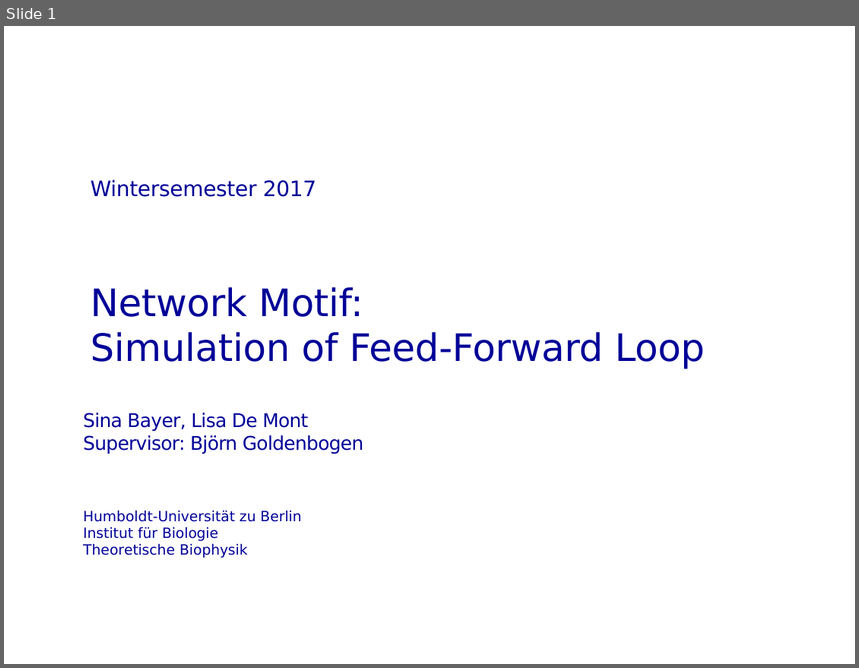
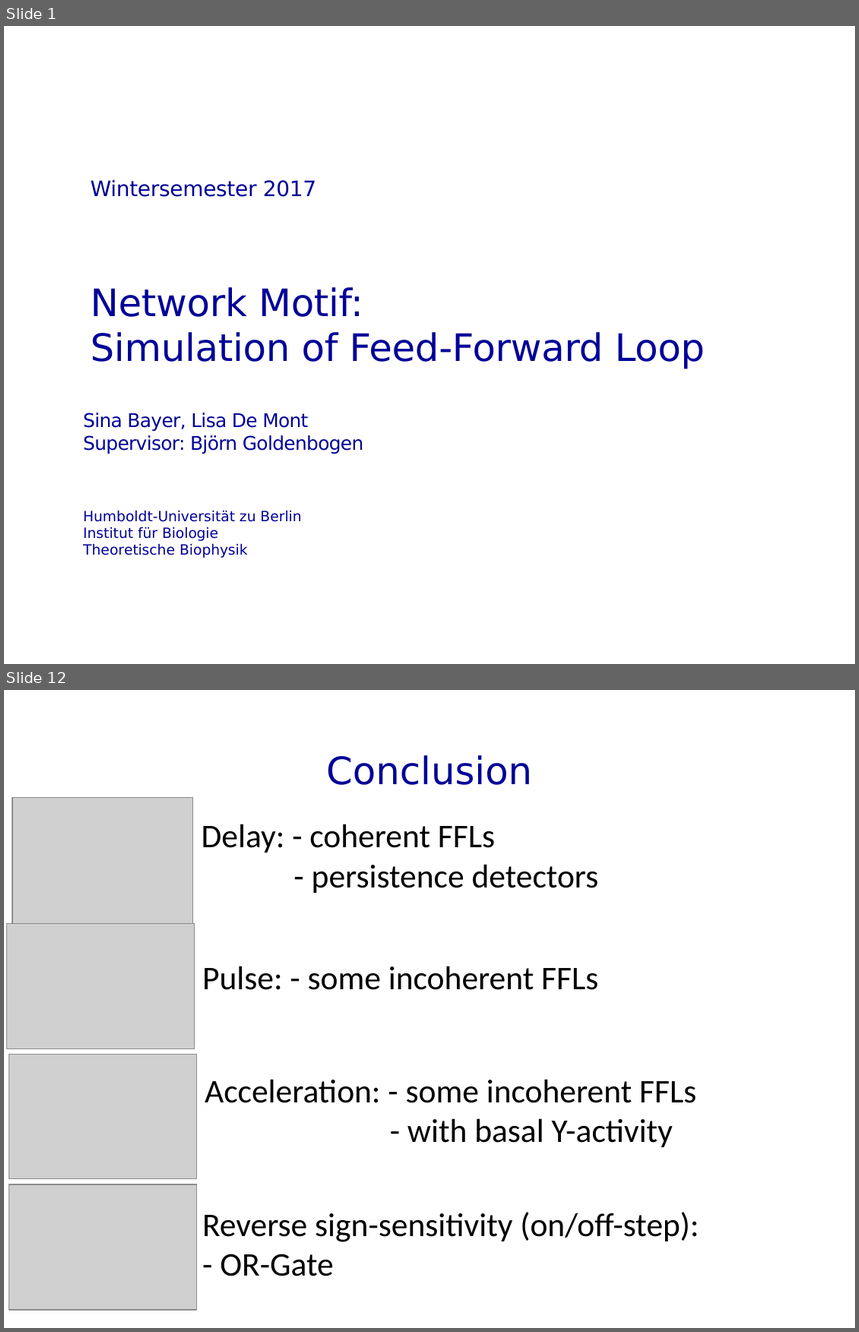
Before and after one commit to montelis/Feed-Forward-Loop, a slide deck: Feed Forward Loop Presentation.pptx. Shown one above the other, each under a label of ours: slide 1 before the commit, slides 1 and 12 after it; the slides between them are not shown. The pictures are 859x668 and 859x1332 pixels, drawn with LibreOffice and Linux fonts; fonts in the diff are those of the drawing; grey boxes stand for pictures; background and template pictures are left out. Boxes give left, top, right and bottom in pixels: in the first picture for what was removed or moved away, otherwise in the second. Text is boxed around its words. In the diff, an @@ line names an element or a change of style, - is before the commit and + after.

```diff
--- a/Feed Forward Loop Presentation.pptx
+++ b/Feed Forward Loop Presentation.pptx
@@ slide 12 added at box(4, 690, 855, 1328), background #FFFFFF @@
@@ title added at box(326, 755, 532, 785), 32 pt, text #000098 @@
+Conclusion
@@ picture added at box(12, 797, 193, 924) @@
@@ text added at box(202, 824, 599, 893), 28 pt, text #000000 @@
+Delay: - coherent FFLs
+- persistence detectors
@@ picture added at box(6, 924, 195, 1049) @@
@@ text added at box(202, 966, 598, 990), 28 pt, text #000000 @@
+Pulse: - some incoherent FFLs
@@ picture added at box(9, 1054, 196, 1179) @@
@@ text added at box(205, 1079, 696, 1148), 28 pt, text #000000 @@
+Acceleration: - some incoherent FFLs
+- with basal Y-activity
@@ picture added at box(9, 1185, 196, 1309) @@
@@ text added at box(202, 1212, 699, 1277), 28 pt, text #000000 @@
+Reverse sign-sensitivity (on/off-step):
+- OR-Gate
```
Also in this commit, not shown: 3 slides changed, 11 other slides added, 6 slides removed.
